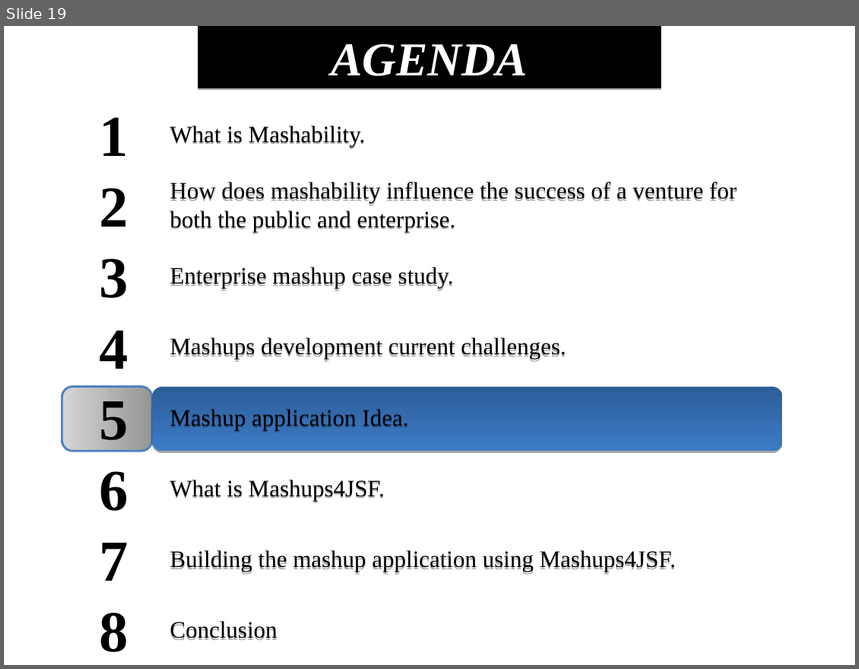
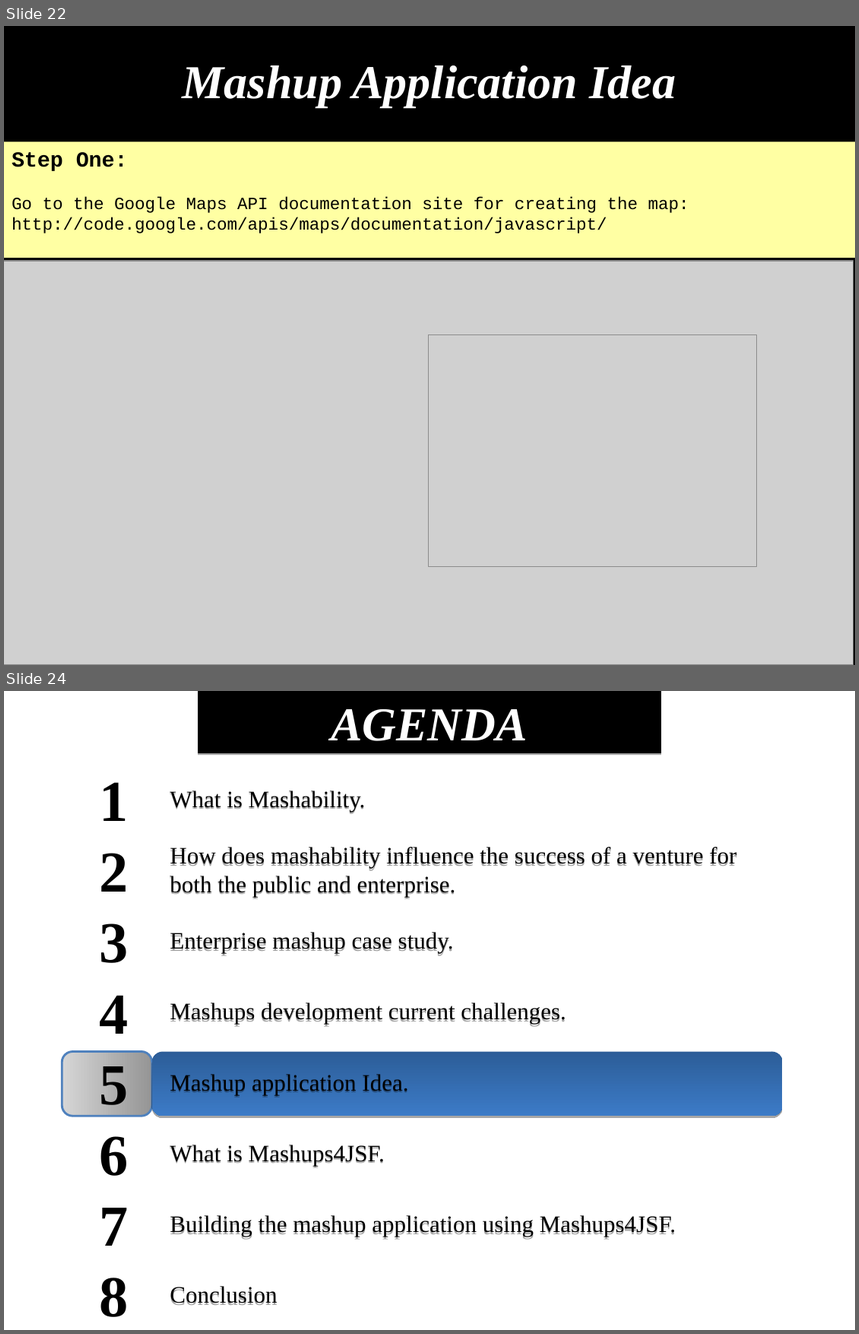
Before and after one commit to demo007/mashups4jsf, a slide deck: overview-architecture/JavaOne-2010/S314070_BURNS_SALEH_MASHUPS.odp. Shown one above the other, each under a label of ours: slide 19 before the commit, slides 22 and 24 after it; the slides between them are not shown. The pictures are 859x669 and 859x1334 pixels, drawn with LibreOffice and Linux fonts; fonts in the diff are those of the drawing; grey boxes stand for pictures. Boxes give left, top, right and bottom in pixels: in the first picture for what was removed or moved away, otherwise in the second. Text is boxed around its words. In the diff, an @@ line names an element or a change of style, - is before the commit and + after.

Commit message:
Adding more illustration to building the mashup application using the mashup provider APIs "directly".

```diff
--- a/overview-architecture/JavaOne-2010/S314070_BURNS_SALEH_MASHUPS.odp
+++ b/overview-architecture/JavaOne-2010/S314070_BURNS_SALEH_MASHUPS.odp
@@ slide 22 added at (4, 26, 855, 665), background #000000 @@
@@ title added at (47, 27, 813, 133), fill #000000, 44 pt, text #FFFFFF, bold, italic @@
+Mashup Application Idea
@@ rectangle added at (4, 142, 855, 258), fill #FFFFA3, 16 pt, text #000000 @@
+Step One:
+Go to the Google Maps API documentation site for creating the map:
+http://code.google.com/apis/maps/documentation/javascript/
@@ picture added at (4, 261, 854, 665) @@
@@ picture added at (429, 335, 757, 566) @@
@@ what was slide 19 is now slide 24 @@
```
Also in this commit, not shown: 1 slide changed, 6 other slides added, 2 slides removed.
